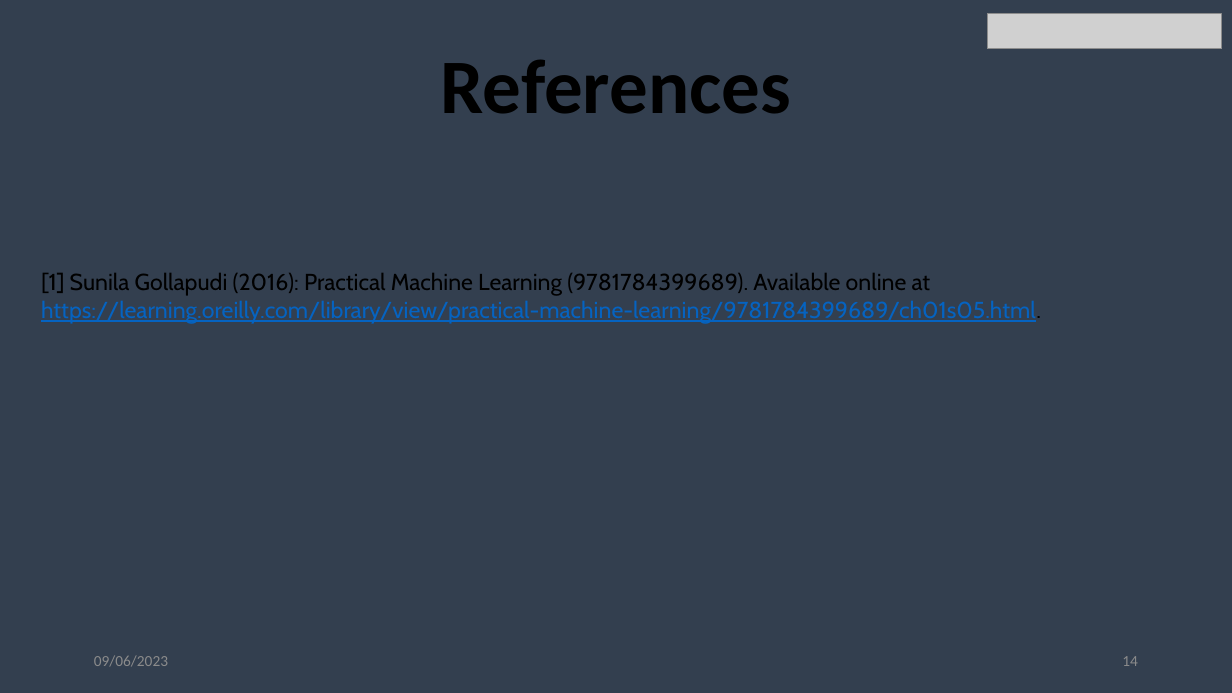
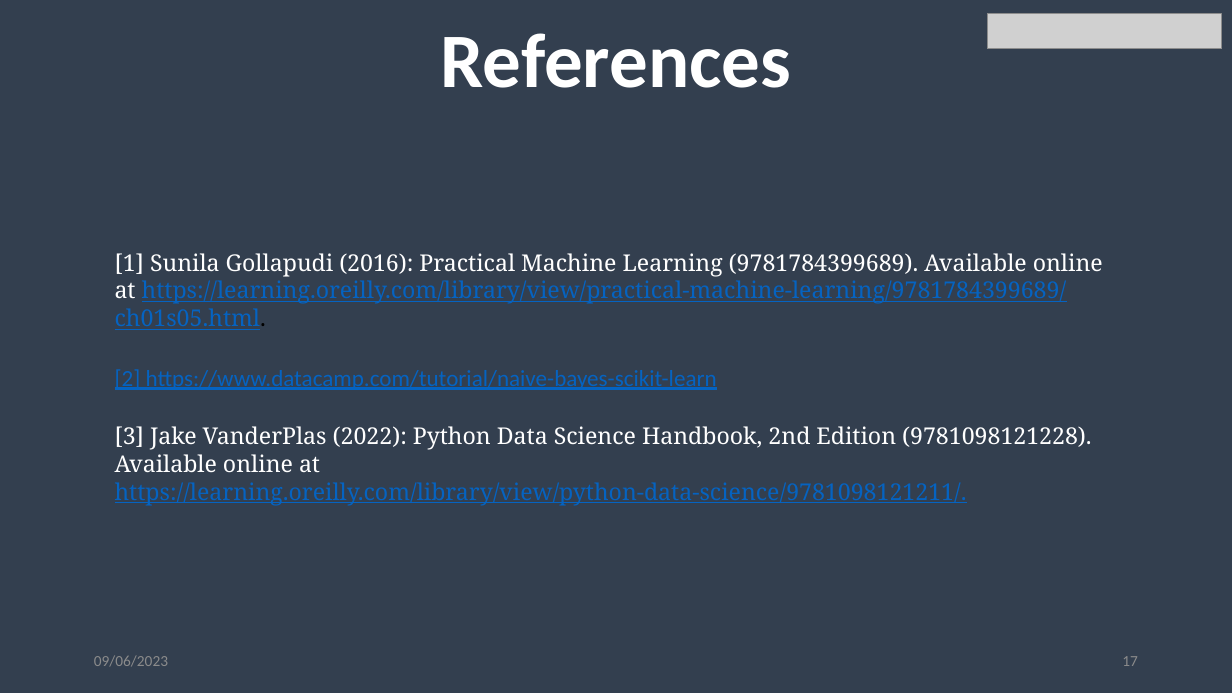
Before and after one commit to Stephaaniee/Machine-Learning, a slide deck: slide 17 of NaiveBayes.pptx (slide 14 before the commit). Drawn at 1232x693 pixels with LibreOffice and Linux fonts; fonts in the diff are those of the drawing; grey boxes stand for pictures; background and template pictures are left out. Boxes give left, top, right and bottom in pixels: in the first picture for what was removed or moved away, otherwise in the second. Text is boxed around its words. In the diff, an @@ line names an element or a change of style, - is before the commit and + after.

```diff
--- a/NaiveBayes.pptx
+++ b/NaiveBayes.pptx
@@ title "References": place and size @@
-title "References" at box(441, 60, 791, 114)
+title "References" at box(441, 33, 791, 88)
@@ title "References" at box(441, 33, 791, 88): text colour #000000 to #FFFFFF @@
@@ text "[1] Sunila Gollapudi (2016): Practical ...": place and size @@
-text "[1] Sunila Gollapudi (2016): Practical ..." at box(41, 273, 1041, 324)
+text "[1] Sunila Gollapudi (2016): Practical ..." at box(115, 253, 1103, 330)
@@ text "[1] Sunila Gollapudi (2016): Practical ..." at box(115, 253, 1103, 330): font Cabin to Noto Serif; text colour #000000 to #FFFFFF in "[1] Sunila Gollapudi (2016): Practical Machine Learning ..." @@
@@ text added at box(115, 369, 717, 390), 18 pt, text #0563C1, underline @@
+[2] https://www.datacamp.com/tutorial/naive-bayes-scikit-learn
@@ text added at box(115, 426, 1092, 505), 18 pt, text #FFFFFF @@
+[3] Jake VanderPlas (2022): Python Data Science Handbook, 2nd Edition (9781098121228). Available online at https://learning.oreilly.com/library/view/python-data-science/9781098121211/.
@@ page number at box(1122, 656, 1138, 666): text changed @@
-14
+17
```
Also in this commit, not shown: 6 other slides changed, 3 slides added, 5 other files.
